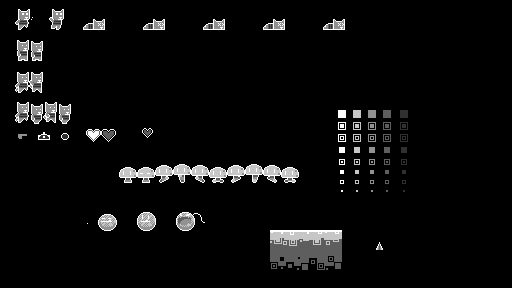
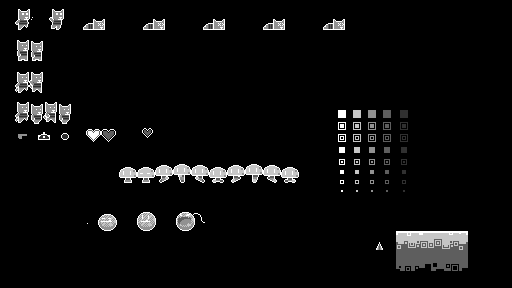
Revision of a layered (512, 288) image; what changed, layer by layer:
painted on "Background" over <box>270,230,468,271</box>
